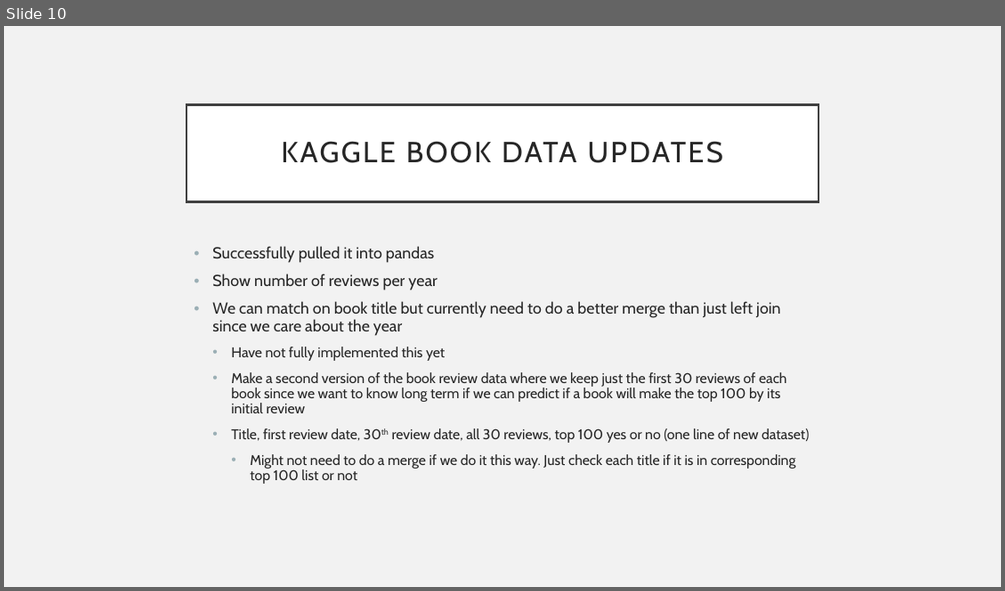
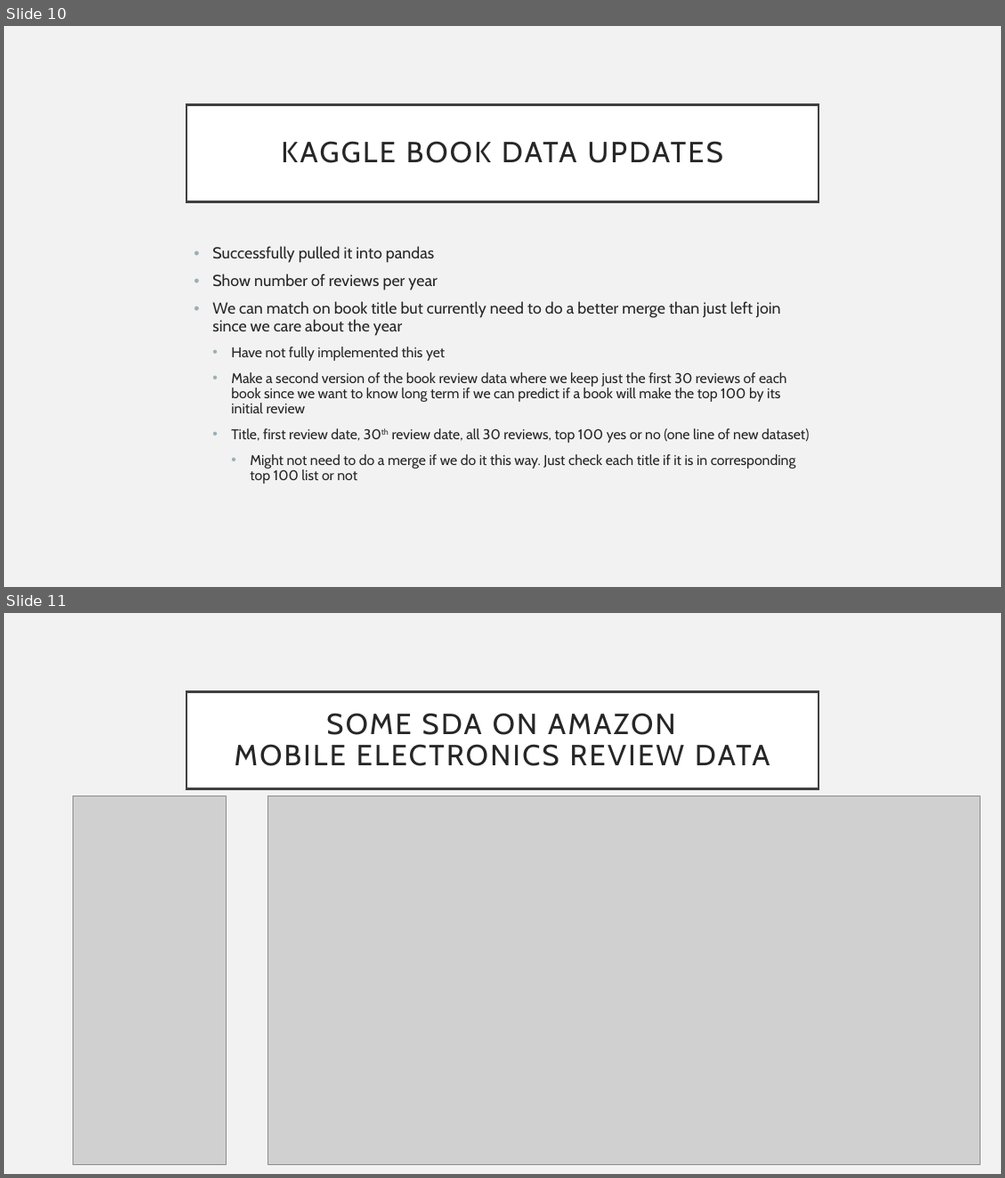
Before and after one commit to TKarlovitzDrexel/DSCI591_ACRSent, a slide deck: Week7Progress.pptx. Shown one above the other, each under a label of ours: slide 10 before the commit, slides 10 and 11 after it. The pictures are 1005x591 and 1005x1178 pixels, drawn with LibreOffice and Linux fonts; fonts in the diff are those of the drawing; grey boxes stand for pictures. Boxes give left, top, right and bottom in pixels: in the first picture for what was removed or moved away, otherwise in the second. Text is boxed around its words. In the diff, an @@ line names an element or a change of style, - is before the commit and + after.

```diff
--- a/Week7Progress.pptx
+++ b/Week7Progress.pptx
@@ slide 11 added at <box>4,613,1001,1174</box>, background #F2F2F2 @@
@@ title added at <box>186,691,818,788</box>, fill #FFFFFF, outline #404040 2.5 pt, 28 pt, text #262626 @@
+SOME SDA ON AMAZON
+MOBILE ELECTRONICS REVIEW DATA
@@ picture added at <box>73,796,226,1165</box> @@
@@ picture added at <box>268,796,979,1165</box> @@
```
Also in this commit, not shown: 4 other slides added.
